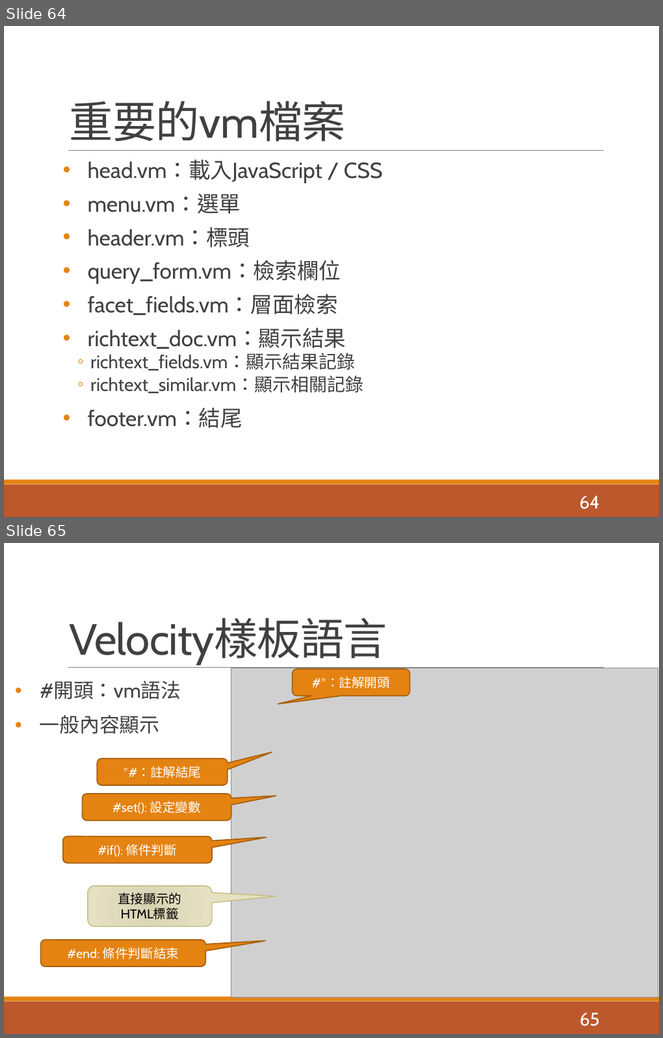
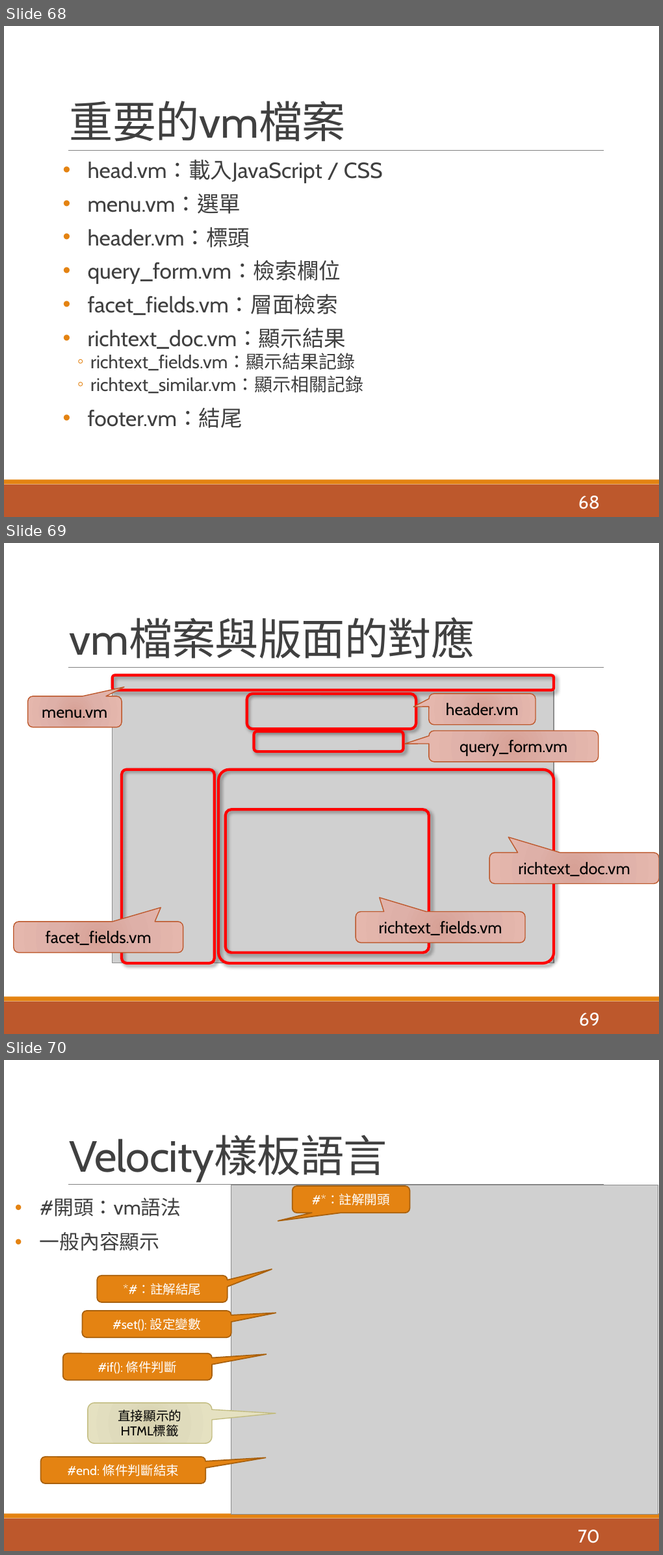
Before and after one commit to pulipulichen/ir-practice-solr, a slide deck: Apache Solr教學介紹.pptx. Shown one above the other, each under a label of ours: slides 64 and 65 before the commit, slides 68, 69 and 70 after it. The pictures are 663x1038 and 663x1555 pixels, drawn with LibreOffice and Linux fonts; fonts in the diff are those of the drawing; grey boxes stand for pictures. Boxes give left, top, right and bottom in pixels: in the first picture for what was removed or moved away, otherwise in the second. Text is boxed around its words. In the diff, an @@ line names an element or a change of style, - is before the commit and + after.

```diff
--- a/Apache Solr教學介紹.pptx
+++ b/Apache Solr教學介紹.pptx
@@ slide 69 added at bbox=[4, 543, 659, 1034], background #FFFFFF; not listed: 3 template elements that a slide beside it also shows @@
@@ title added at bbox=[70, 618, 475, 659], 48 pt, text #404040 @@
+vm檔案與版面的對應
@@ picture added at bbox=[113, 676, 555, 964] @@
@@ rounded rectangle added at bbox=[113, 676, 555, 691], outline #FF0000 3 pt @@
@@ rounded speech box added at bbox=[27, 696, 121, 727], fill gradient #D7A197 to #DEB1A8 to #E6B7AE, outline #BD582C 1 pt, 18 pt, text #000000 @@
+menu.vm
@@ rounded rectangle added at bbox=[247, 694, 416, 729], outline #FF0000 3 pt @@
@@ rounded speech box added at bbox=[429, 694, 536, 724], fill gradient #D7A197 to #DEB1A8 to #E6B7AE, outline #BD582C 1 pt, 18 pt, text #000000 @@
+header.vm
@@ rounded rectangle added at bbox=[254, 731, 403, 752], outline #FF0000 3 pt @@
@@ rounded speech box added at bbox=[429, 731, 599, 762], fill gradient #D7A197 to #DEB1A8 to #E6B7AE, outline #BD582C 1 pt, 18 pt, text #000000 @@
+query_form.vm
@@ rounded rectangle added at bbox=[122, 770, 215, 964], outline #FF0000 3 pt @@
@@ rounded rectangle added at bbox=[218, 770, 554, 964], outline #FF0000 3 pt @@
@@ rounded rectangle added at bbox=[226, 809, 429, 953], outline #FF0000 3 pt @@
@@ rounded speech box added at bbox=[490, 853, 659, 884], fill gradient #D7A197 to #DEB1A8 to #E6B7AE, outline #BD582C 1 pt, 18 pt, text #000000 @@
+richtext_doc.vm
@@ rounded speech box added at bbox=[356, 912, 525, 943], fill gradient #D7A197 to #DEB1A8 to #E6B7AE, outline #BD582C 1 pt, 18 pt, text #000000 @@
+richtext_fields.vm
@@ rounded speech box added at bbox=[14, 922, 183, 953], fill gradient #D7A197 to #DEB1A8 to #E6B7AE, outline #BD582C 1 pt, 18 pt, text #000000 @@
+facet_fields.vm
@@ page number added at bbox=[579, 1013, 600, 1027], 20 pt, text #FFFFFF @@
+69
@@ what was slide 64 is now slide 68 @@
@@ page number at bbox=[579, 496, 600, 510]: text changed @@
-64
+68
@@ what was slide 65 is now slide 70 @@
@@ page number at bbox=[578, 1530, 600, 1544]: text changed @@
-65
+70
```
Also in this commit, not shown: 6 slides changed, 4 other slides added, 6 other files.
